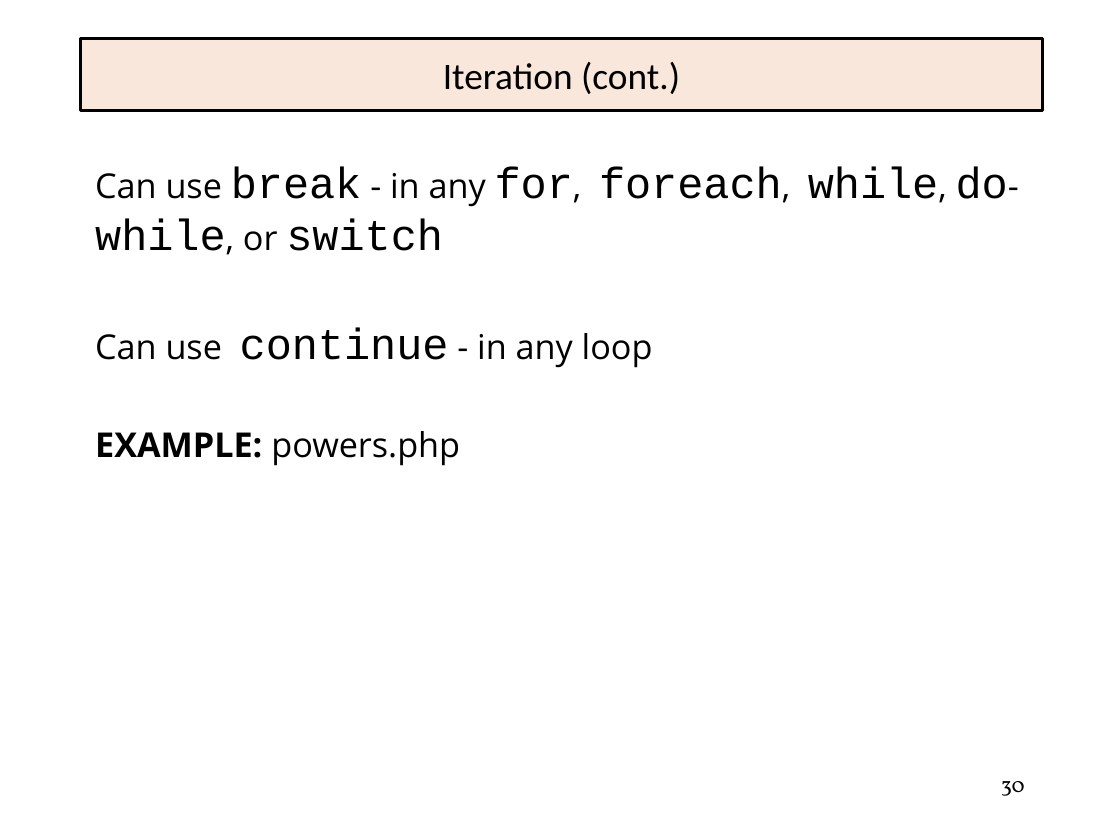
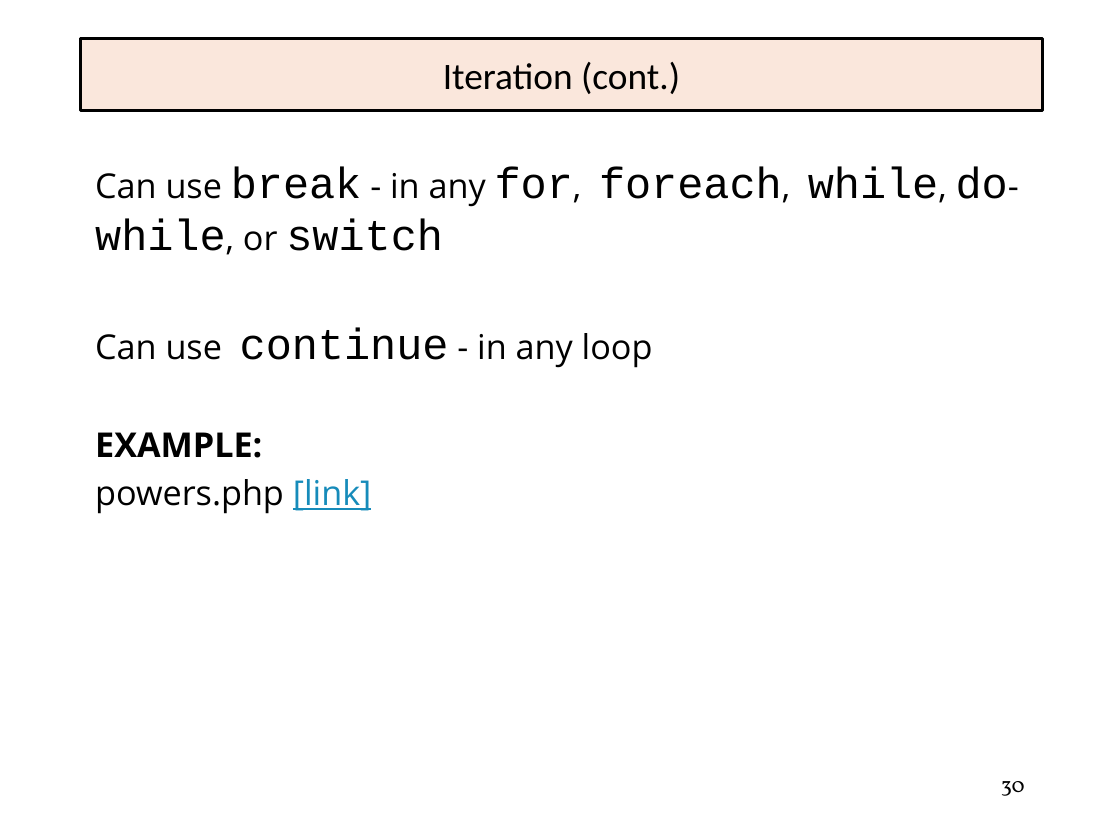
Before and after one commit to EricJPogue/www-epogue-info, a slide deck: slide 30 of CPSC-24700/Presentations/php.pptx. Drawn at 1120x840 pixels with LibreOffice and Linux fonts; fonts in the diff are those of the drawing. Boxes give left, top, right and bottom in pixels: in the first picture for what was removed or moved away, otherwise in the second. Text is boxed around its words. In the diff, an @@ line names an element or a change of style, - is before the commit and + after.

```diff
--- a/CPSC-24700/Presentations/php.pptx
+++ b/CPSC-24700/Presentations/php.pptx
@@ text at [95, 432, 372, 514]: text changed @@
-EXAMPLE: powers.php
+EXAMPLE:
+powers.php [link]
```
Also in this commit, not shown: 1 other slide changed, 2 slides added, 6 other files.
